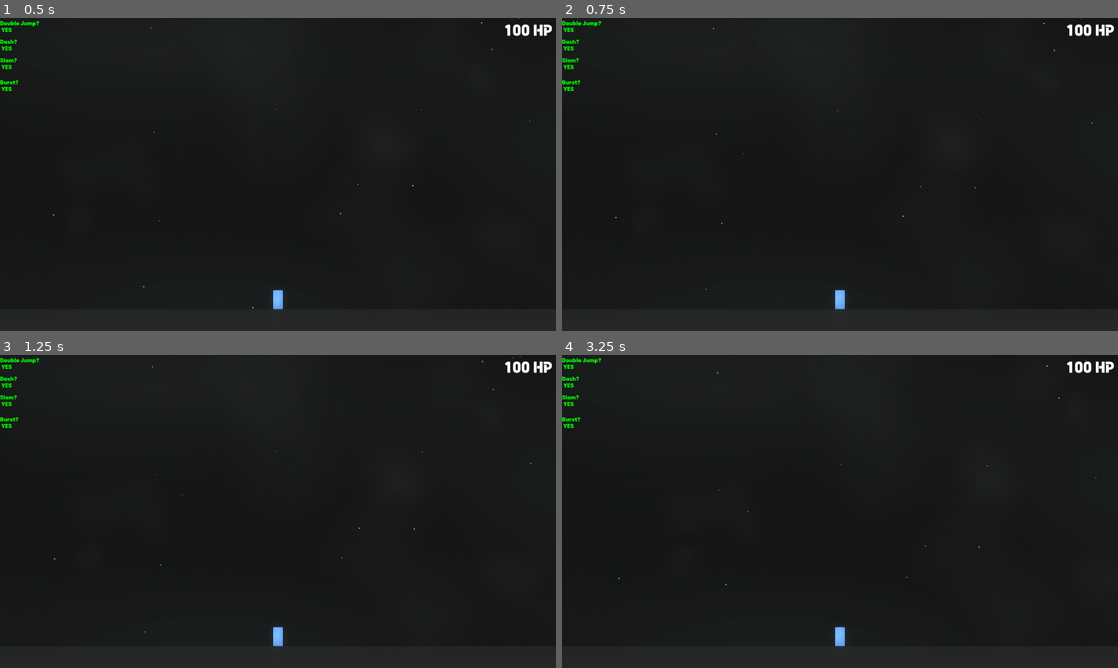
Above: before the commit, frames 1-4 (two rows, left to right).
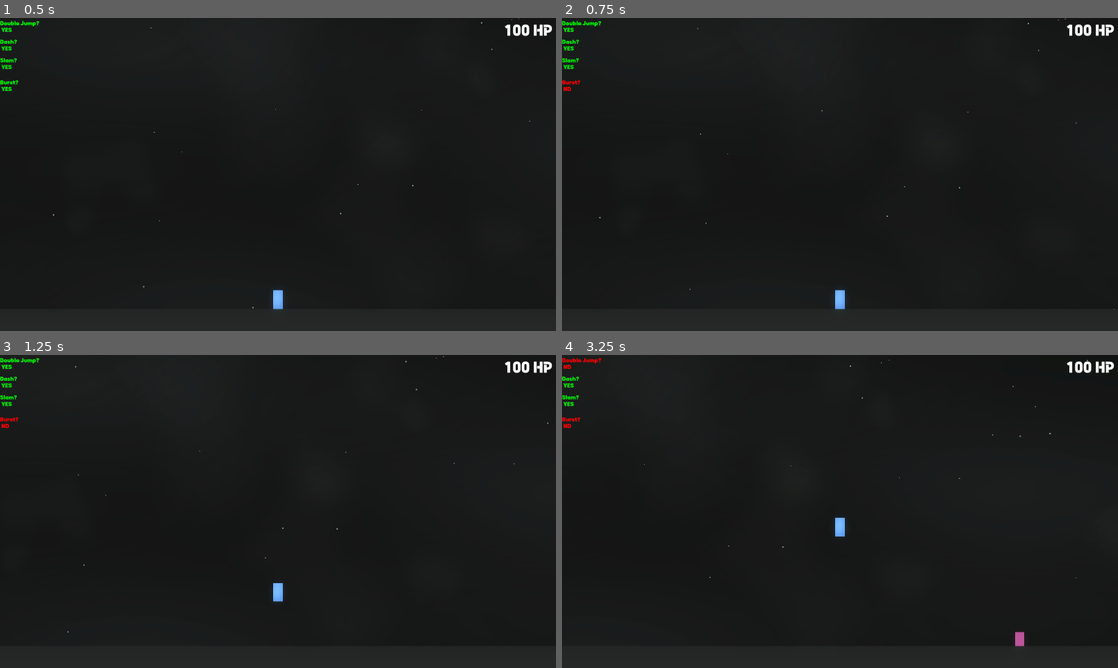
Above: after the commit, the same moments.

Repository: HeroHunterIguess/untitled-wip-game
Game: Godot game, scene res://scenes/worlds/main_world.tscn
Two runs of this game, one before a commit and one after it. Both use one fixed random seed, a clock stepped at 60 frames per second and the inputs below.
Inputs (mouse positions are in pixels of both pictures, inside the frame that each line leads up to):
- Up to frame 1 (0.5 s): no input
- Up to frame 2 (0.75 s): tap Enter at 0.5 s; move the mouse to (962, 158) at 0.52 s; hold D (right) from 0.53 s (still down); tap Q (burst) at 0.6 s
- Up to frame 3 (1.25 s): keep holding D (right); tap Space (double jump) at 0.77 s; right-click (400, 495) at 0.8 s
- Up to frame 4 (3.25 s): move the mouse to (728, 527) at 1.27 s; right-click (728, 527) at 1.35 s; tap Space (double jump) at 1.52, 2, 3.02 s; tap Q (burst) at 1.55, 2.85 s; move the mouse to (895, 442) at 2.02 s; release D (right) at 2.03 s; hold A (left) 2.03-2.78 s; tap E (air_freeze) at 2.1 s; right-click (895, 442) at 2.3 s; move the mouse to (812, 574) at 2.77 s; hold D (right) from 2.78 s (still down)

Frame 1 is identical in both runs. In frame 2, less than 0.1% of the frame differs, in the area x 0-100%, y 0-94%; in frame 3, 0.3%; in frame 4, 0.5%, in the area x 0-97%, y 0-94%.
Error before the commit: Parse Error: Preload file "res://scenes/attacks/grenade.tscn" does not exist. (res://scripts/game/player.gd:158)

Commit message:
general improvements

Diff:
--- a/scripts/autoloads/data.gd
+++ b/scripts/autoloads/data.gd
@@ -14,7 +14,6 @@
 # what does the player have unlocked
 var has_dash = true
 var has_ground_slam = true
-var has_grenade = true
 var has_burst = true
 var max_jumps = 2
 
--- a/scripts/autoloads/global.gd
+++ b/scripts/autoloads/global.gd
@@ -5,3 +5,6 @@
 const TERMINAL_VELOCITY = 1600
 const FRICTION = 2700
 const VERTICAL_KNOCKBACK = 475
+
+# ability related things
+const SCALE_SPEED = 0.02
--- a/scripts/game/attacks/enemy_burst_attack.gd
+++ b/scripts/game/attacks/enemy_burst_attack.gd
@@ -2,8 +2,6 @@
 
 const DAMAGE = 10
 const KNOCKBACK = 1050
-
-const SCALE_SPEED = 0.02
 
 # lock burst in initial position
 var initial_position
@@ -14,7 +12,7 @@
 	self.global_position = initial_position
 
 	# scale up explosion sprite
-	$Explosion.scale += Vector2(SCALE_SPEED, SCALE_SPEED)
+	$Explosion.scale += Vector2(global.SCALE_SPEED, global.SCALE_SPEED)
 
 func _on_area_entered(area: Area2D) -> void:
 	# damage things in area
--- a/scripts/game/attacks/player_burst_attack.gd
+++ b/scripts/game/attacks/player_burst_attack.gd
@@ -2,8 +2,6 @@
 
 const DAMAGE = 60
 const KNOCKBACK = 1395
-
-const SCALE_SPEED = 0.02
 
 func _on_area_entered(area: Area2D) -> void:
 	# damage things in area
@@ -24,4 +22,4 @@
 
 # scale up explosion quickly
 func _process(_delta):
-	$Explosion.scale += Vector2(SCALE_SPEED, SCALE_SPEED)
+	$Explosion.scale += Vector2(global.SCALE_SPEED, global.SCALE_SPEED)
--- a/scripts/game/player.gd
+++ b/scripts/game/player.gd
@@ -155,7 +155,6 @@
 # preloads for different attacks
 const melee_preload = preload("res://scenes/attacks/basic_melee.tscn")
 const ground_slam_preload = preload("res://scenes/attacks/ground_slam.tscn")
-const grenade_preload = preload("res://scenes/attacks/grenade.tscn")
 const burst_preload = preload("res://scenes/attacks/player_burst_attack.tscn")
 
 # main inputs and attacks
@@ -209,15 +208,6 @@
 		velocity.x = 0
 		velocity.y = SLAM_FORCE
 
-	# spawn grenade
-	# GRENADE IS CURRENTLY BROKEN/UNFINISHED
-	if Input.is_action_just_pressed("grenade") && data.has_grenade:
-		var grenade = grenade_preload.instantiate()
-		add_child(grenade)
-
-		# give it initial velocity based on mouse position
-		grenade.global_position = self.global_position
-
 	# spawn in burst attack
 	if Input.is_action_just_pressed("burst") && !is_attacking && data.has_burst && data.burst_timer <= 0:
 		var burst = burst_preload.instantiate()
